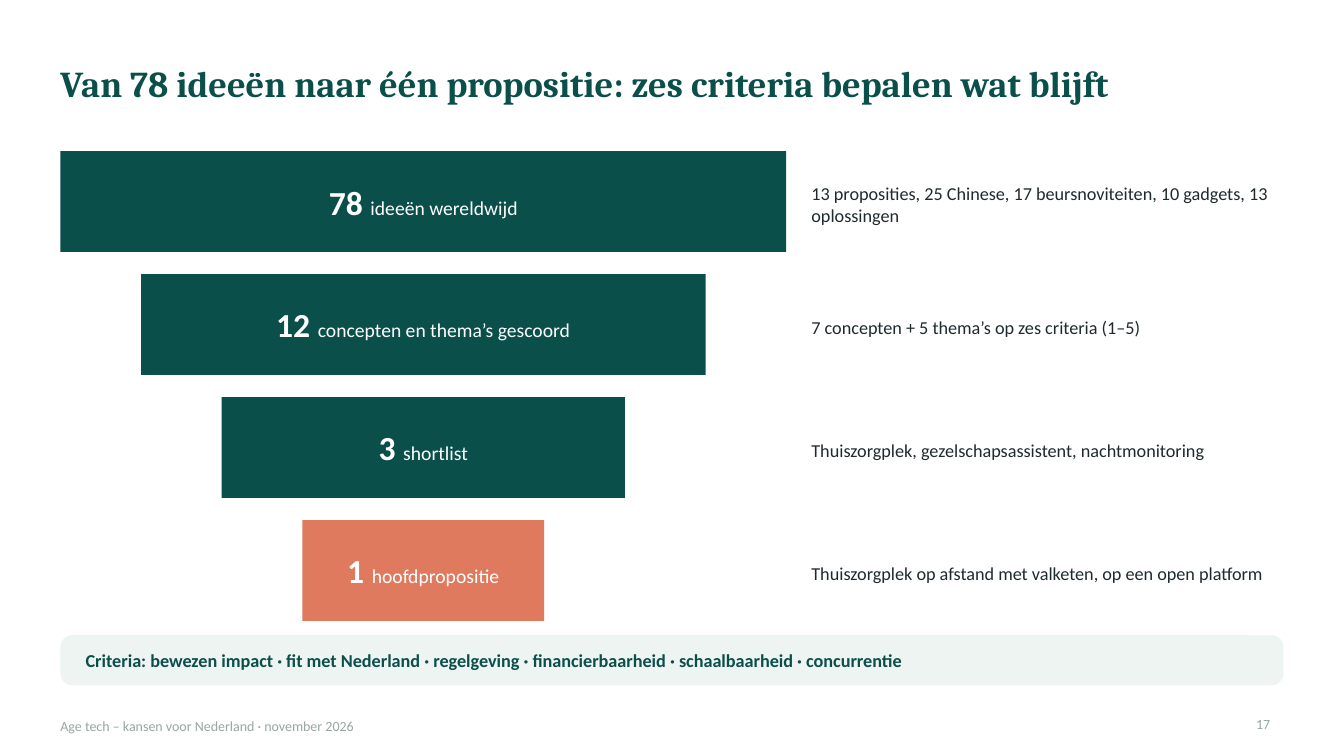
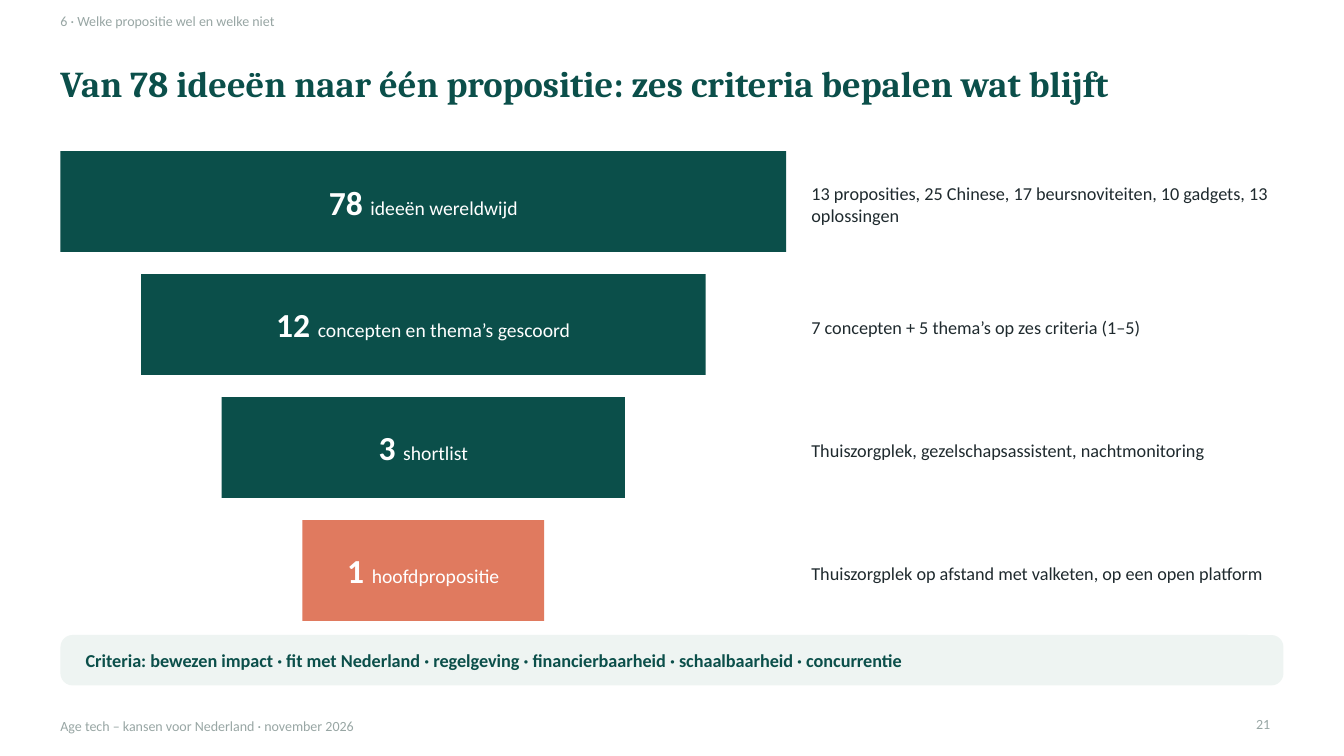
Before and after one commit to robruijn/Four-Seasons-Rome-2026, a slide deck: slide 21 of AgeTech_kansen_Nederland.pptx (slide 17 before the commit). Drawn at 1344x756 pixels with LibreOffice and Linux fonts; fonts in the diff are those of the drawing. Boxes give left, top, right and bottom in pixels: in the first picture for what was removed or moved away, otherwise in the second. Text is boxed around its words. In the diff, an @@ line names an element or a change of style, - is before the commit and + after.

```diff
--- a/AgeTech_kansen_Nederland.pptx
+++ b/AgeTech_kansen_Nederland.pptx
@@ text added at [60,16,274,28], 10 pt, text #98A6A4 @@
+6 · Welke propositie wel en welke niet
@@ page number at [1256,720,1270,729]: text changed @@
-17
+21
```
Also in this commit, not shown: 45 other slides changed, 4 slides added.
